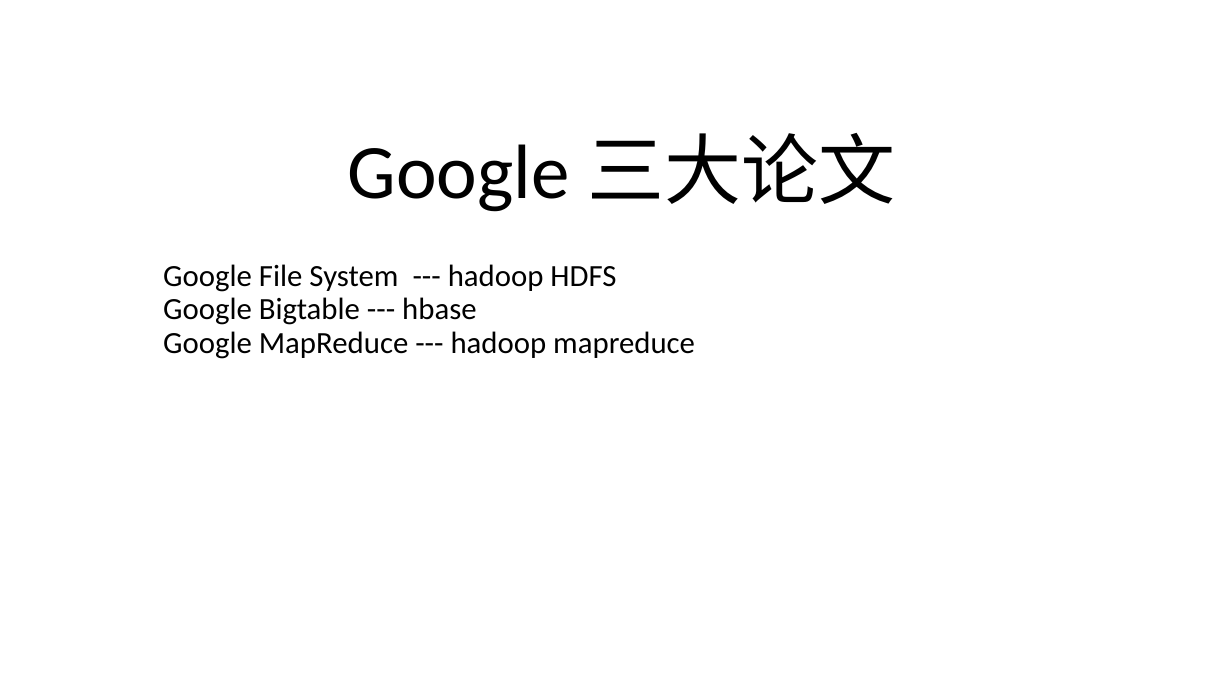
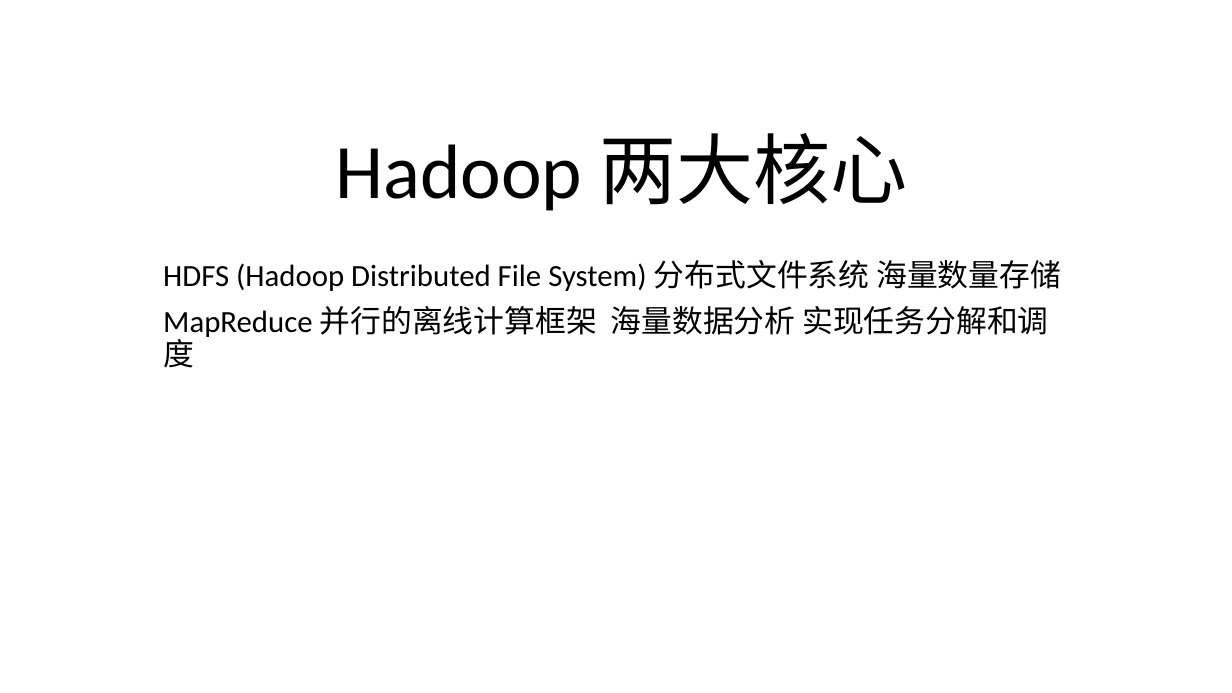
Before and after one commit to airdive/linux-1, a slide deck: slide 11 of data/hadoop2体系/大数据.pptx (slide 13 before the commit). Drawn at 1232x693 pixels with LibreOffice and Linux fonts; fonts in the diff are those of the drawing; background and template pictures are left out. Boxes give left, top, right and bottom in pixels: in the first picture for what was removed or moved away, otherwise in the second. Text is boxed around its words. In the diff, an @@ line names an element or a change of style, - is before the commit and + after.

```diff
--- a/data/hadoop2体系/大数据.pptx
+++ b/data/hadoop2体系/大数据.pptx
@@ title at bbox=[335, 133, 908, 211]: text changed @@
-Google 三大论文
+Hadoop 两大核心
@@ subtitle at bbox=[163, 260, 1061, 368]: text changed @@
-Google File System --- hadoop HDFS
-Google Bigtable --- hbase
-Google MapReduce --- hadoop mapreduce
+HDFS (Hadoop Distributed File System) 分布式文件系统 海量数量存储
+MapReduce 并行的离线计算框架 海量数据分析 实现任务分解和调 度
```
Also in this commit, not shown: 4 slides added, 3 other files.
